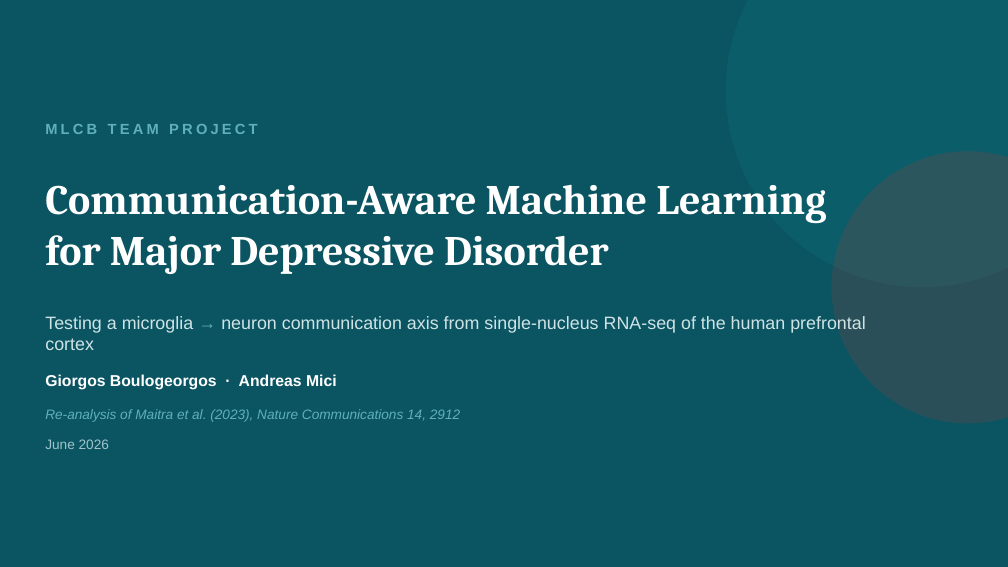
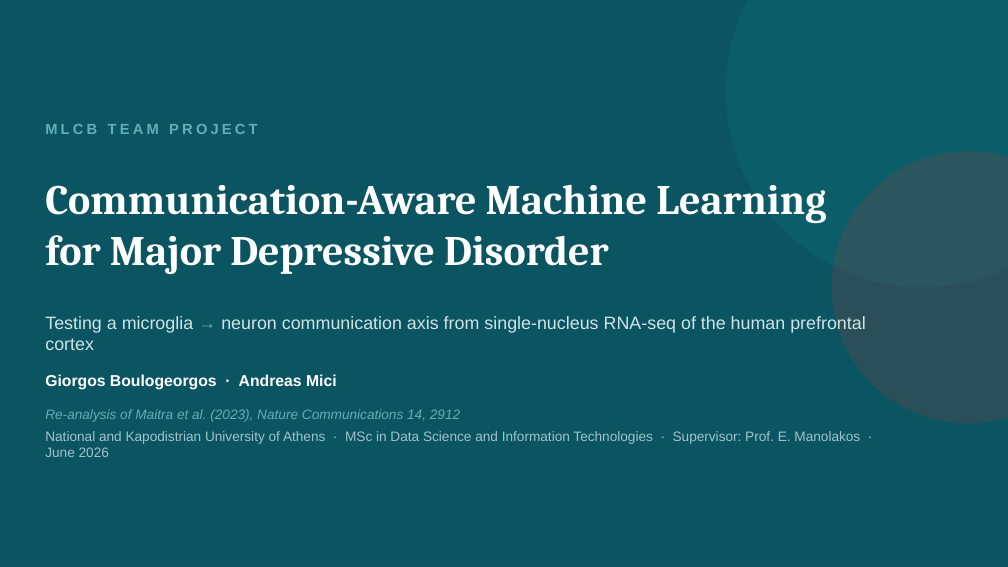
Before and after one commit to GiorgosBoulogeorgos/MLCB_team_project, a slide deck: slide 1 of report/Boulogeorgos_Mici.pptx. Drawn at 1008x567 pixels with LibreOffice and Linux fonts; fonts in the diff are those of the drawing. Boxes give left, top, right and bottom in pixels: in the first picture for what was removed or moved away, otherwise in the second. Text is boxed around its words. In the diff, an @@ line names an element or a change of style, - is before the commit and + after.

```diff
--- a/report/Boulogeorgos_Mici.pptx
+++ b/report/Boulogeorgos_Mici.pptx
@@ text at <box>45,431,860,457</box>: text changed @@
-June 2026
+National and Kapodistrian University of Athens · MSc in Data Science and Information Technologies · Supervisor: Prof. E. Manolakos · June 2026
```
Also in this commit, not shown: 1 other slide changed, 5 other files.
